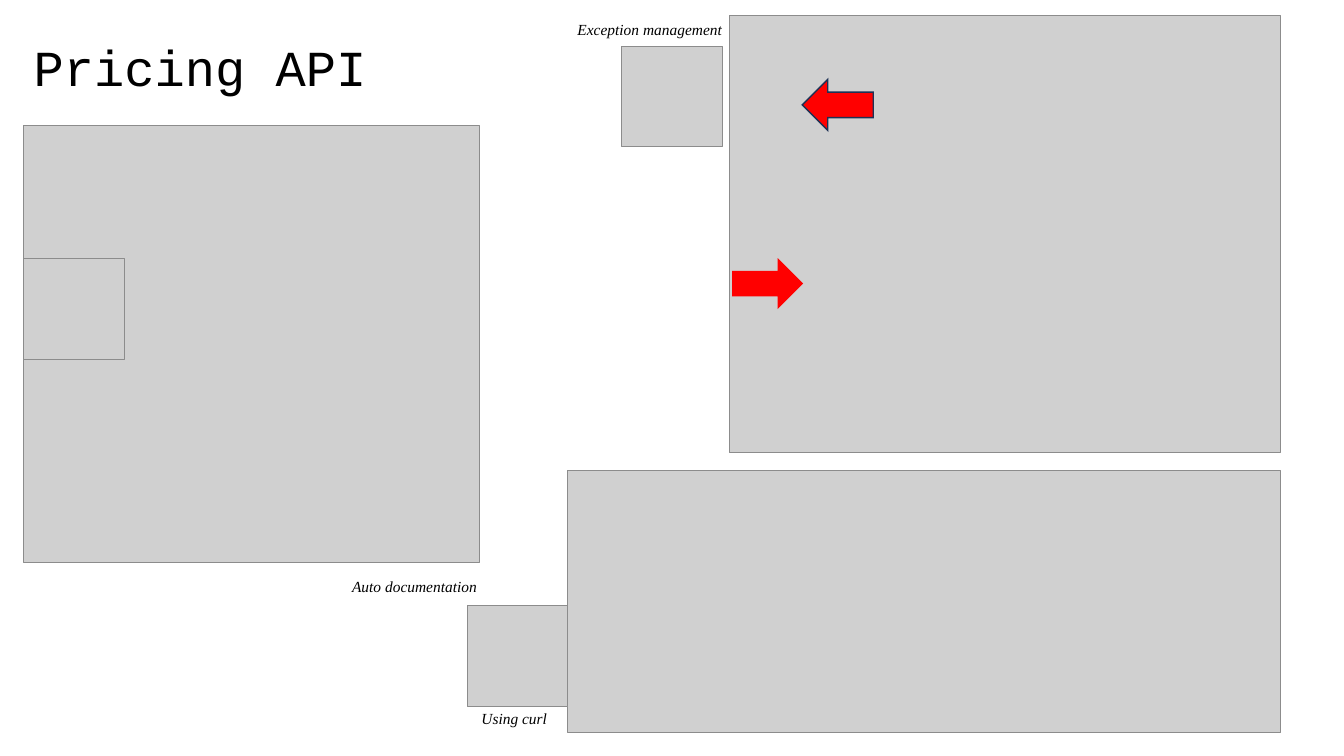
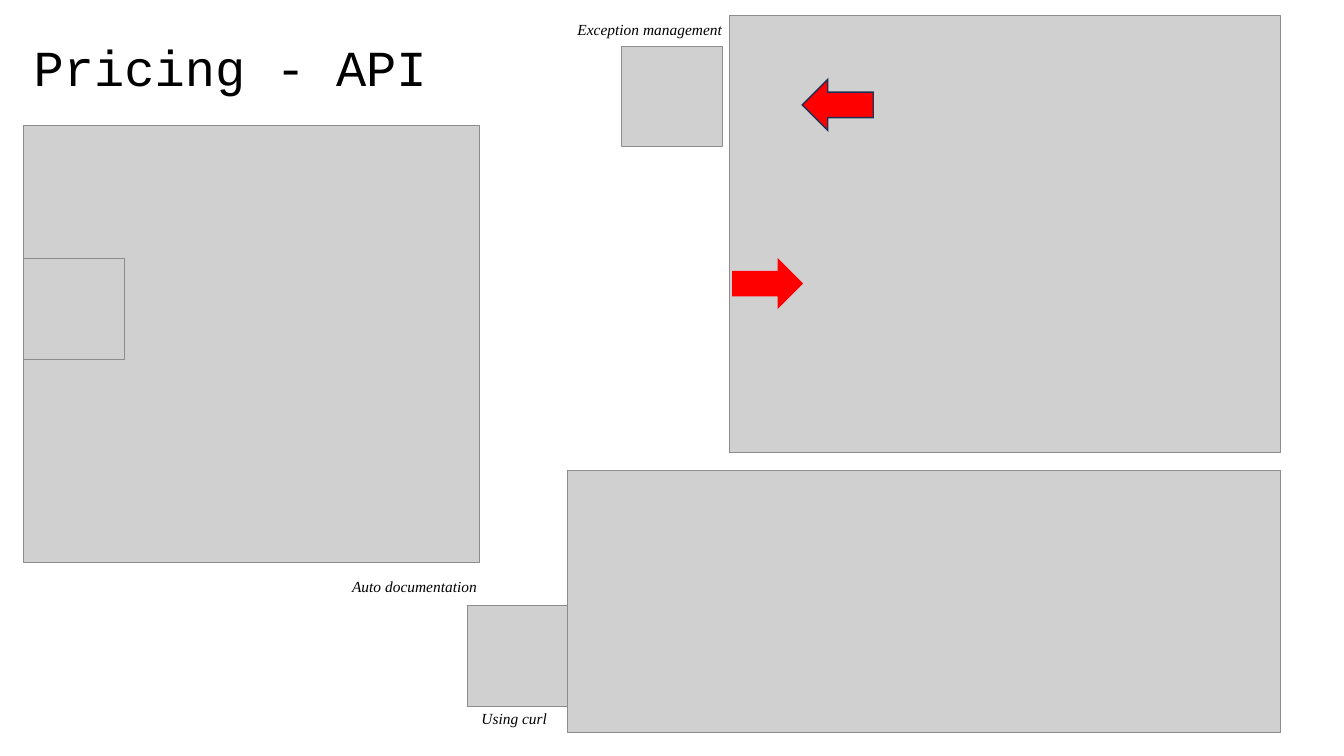
Before and after one commit to 40tude/02_Data-Science_Fullstack_march_2024, a slide deck: slide 8 of 08_deployment/99_Project_getaround/01_getaround_project.pptx. Drawn at 1344x756 pixels with LibreOffice and Linux fonts; fonts in the diff are those of the drawing; grey boxes stand for pictures. Boxes give left, top, right and bottom in pixels: in the first picture for what was removed or moved away, otherwise in the second. Text is boxed around its words. In the diff, an @@ line names an element or a change of style, - is before the commit and + after.

```diff
--- a/08_deployment/99_Project_getaround/01_getaround_project.pptx
+++ b/08_deployment/99_Project_getaround/01_getaround_project.pptx
@@ title at <box>34,49,427,97</box>: text changed @@
-Pricing API
+Pricing - API
```
Also in this commit, not shown: 8 other slides changed, 1 slide added, 3 other files.
